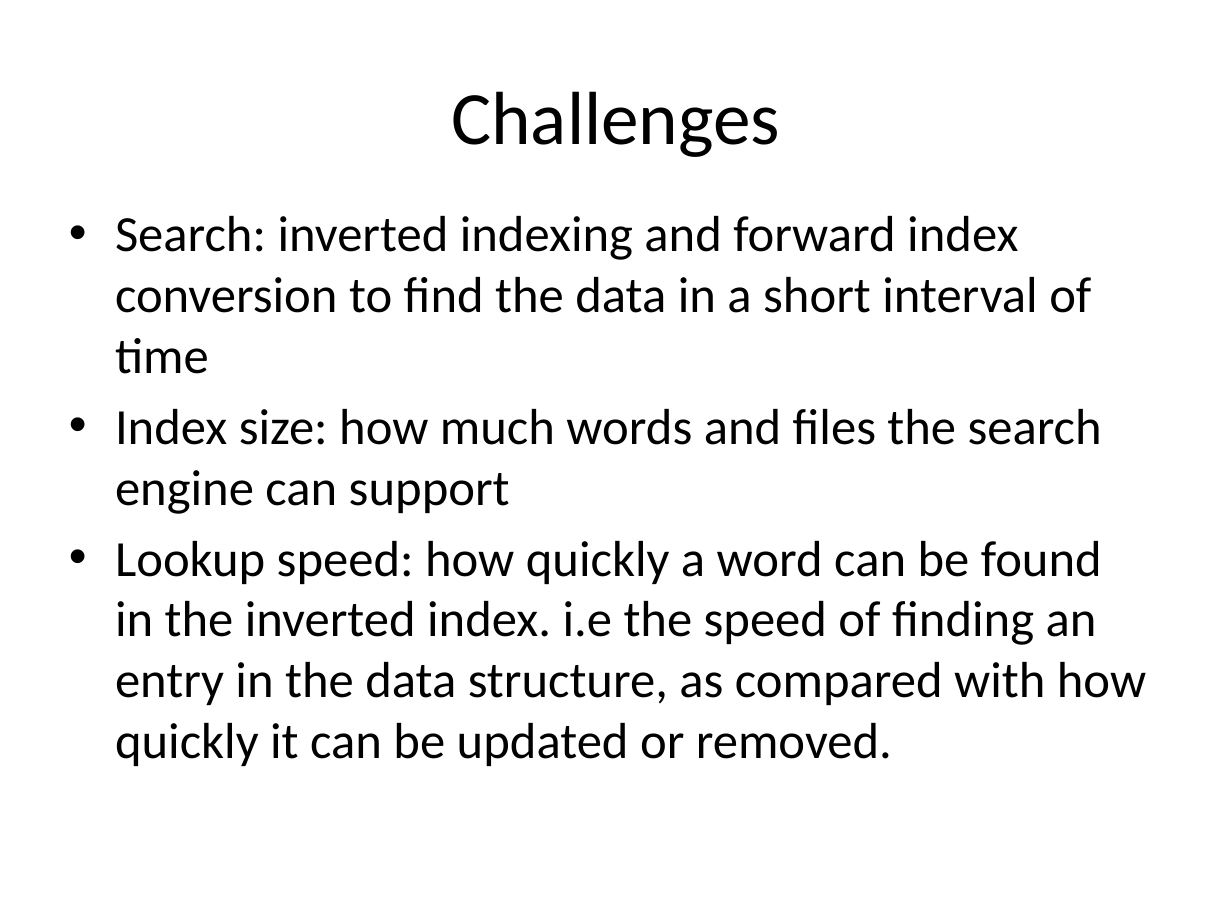
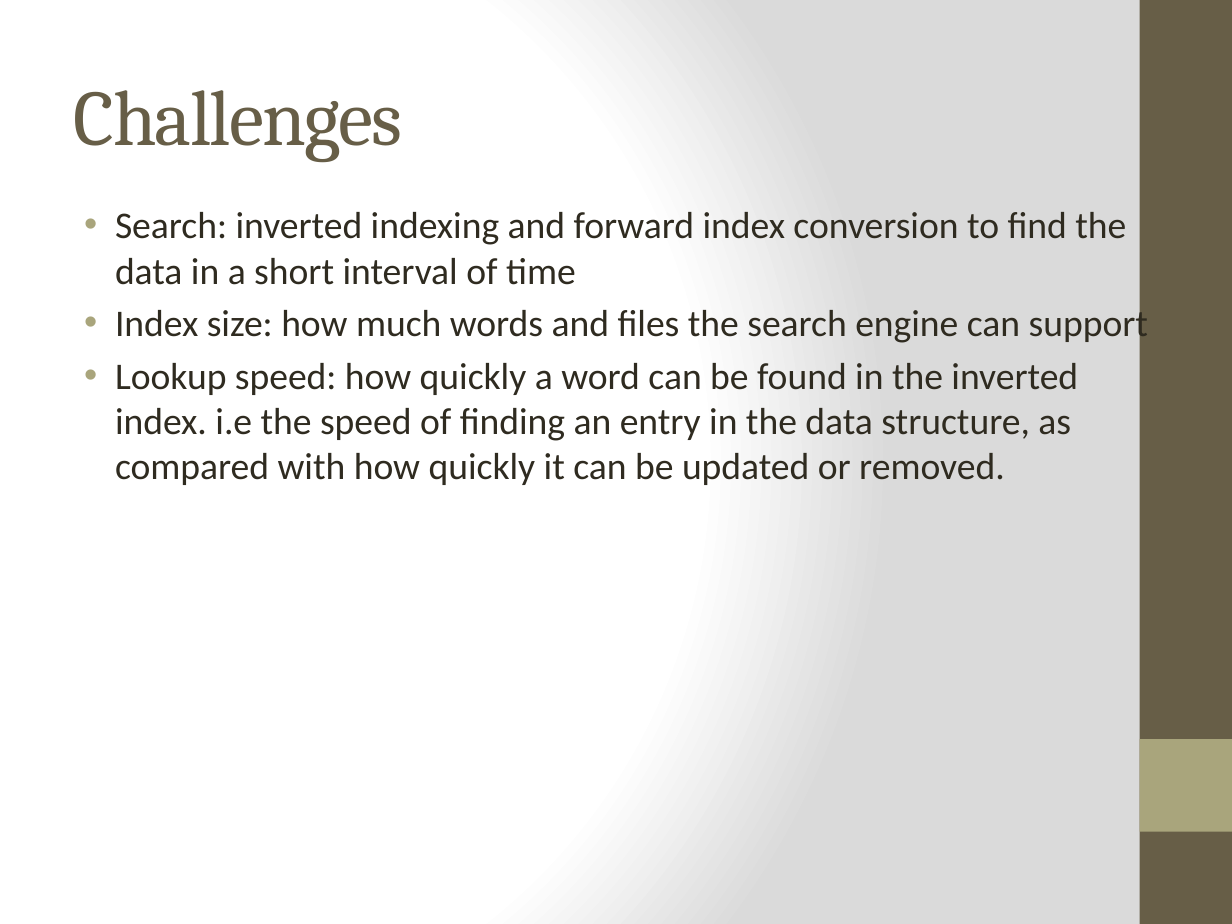
Before and after one commit to prashanthhn25/-emertxe, a slide deck: slide 8 of DataStructure/Project/Doc/Text Indexing.pptx (slide 18 before the commit). Drawn at 1232x924 pixels with LibreOffice and Linux fonts; fonts in the diff are those of the drawing. Boxes give left, top, right and bottom in pixels: in the first picture for what was removed or moved away, otherwise in the second. Text is boxed around its words. In the diff, an @@ line names an element or a change of style, - is before the commit and + after.

```diff
--- a/DataStructure/Project/Doc/Text Indexing.pptx
+++ b/DataStructure/Project/Doc/Text Indexing.pptx
@@ background #FFFFFF to gradient #FFFFFF to #DADADA @@
@@ rectangle added at [1140, 0, 1232, 924], fill #675E47 @@
@@ title "Challenges" at [74, 90, 402, 162]: size 44 to 46 pt, font Calibri to Cambria, text colour #000000 to #675E47, letter spacing 0 to -1 pt; alignment centre to left @@
@@ text "Search: inverted indexing and forward ..." at [115, 212, 1148, 485]: size 29.6 to 22 pt, text colour #000000 to #2F2B20; indent changed; less space between paragraphs @@
@@ rectangle added at [1140, 739, 1232, 832], fill #A9A57C @@
```
Also in this commit, not shown: 8 other slides changed, 2 slides added, 12 slides removed, 33 other files.
